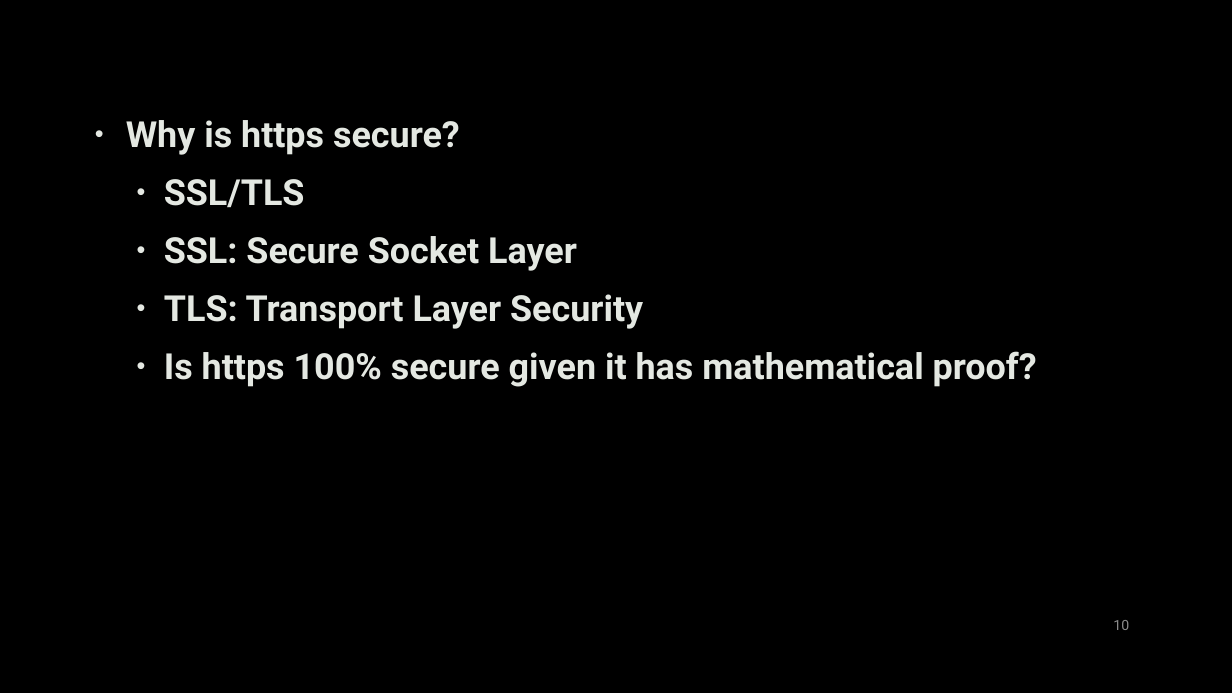
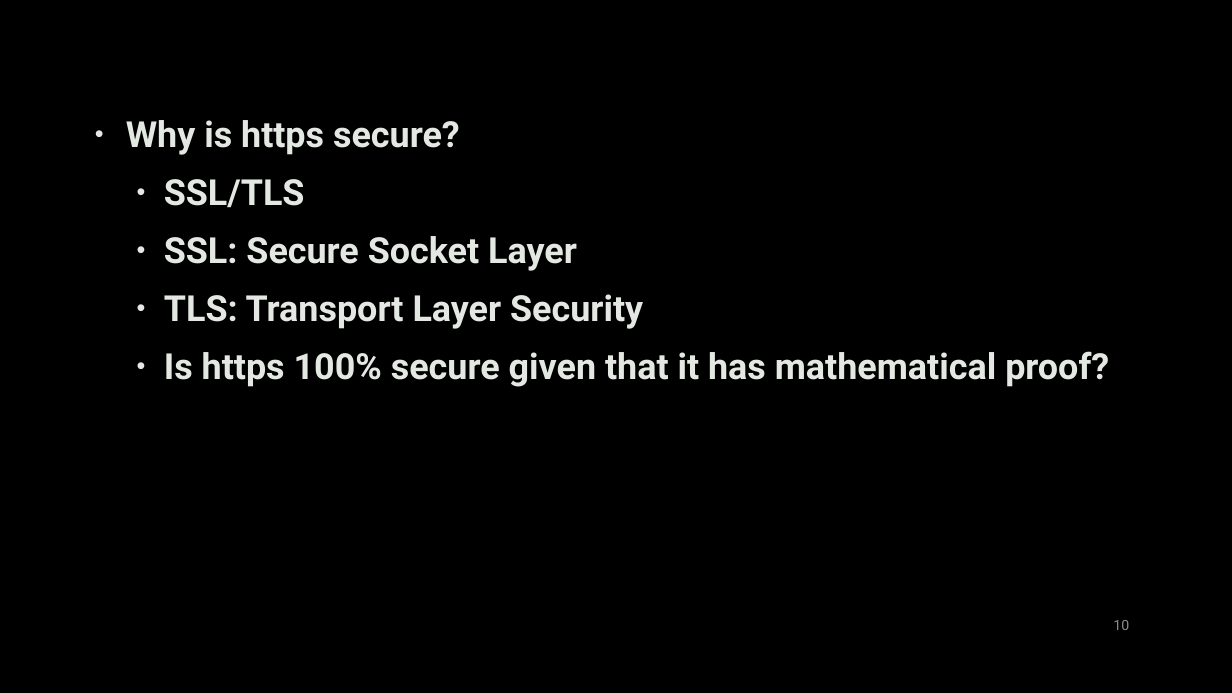
Before and after one commit to uwacyber/cits1003, a slide deck: slide 10 of cits1003-lecture_slides/CITS1003-3 NetworkAndComputers-exercises.pptx. Drawn at 1232x693 pixels with LibreOffice and Linux fonts; fonts in the diff are those of the drawing; background and template pictures are left out. Boxes give left, top, right and bottom in pixels: in the first picture for what was removed or moved away, otherwise in the second. Text is boxed around its words. In the diff, an @@ line names an element or a change of style, - is before the commit and + after.

```diff
--- a/cits1003-lecture_slides/CITS1003-3 NetworkAndComputers-exercises.pptx
+++ b/cits1003-lecture_slides/CITS1003-3 NetworkAndComputers-exercises.pptx
@@ text at (x1=164, y1=351, x2=1109, y2=387): text changed @@
-  • Is https 100% secure given it has mathematical proof?
+  • Is https 100% secure given that it has mathematical proof?
```
Also in this commit, not shown: 8 other slides changed.
